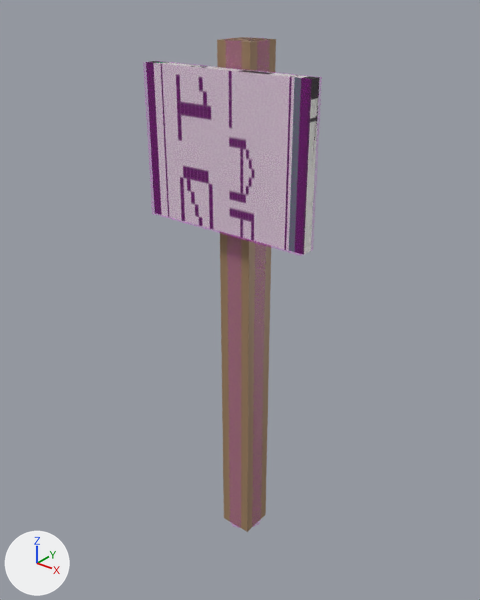
The COLLADA model beamng-props/lap-signs/export/dae/lapsign_10.dae, before and after one commit.
Both versions are drawn from a camera (50 mm lens) standing at (1.051, -1.34, 1.634) and looking at (-0.018, -0.003, 0.805). Lighting does not change. The marker at lower left points along +X, +Y and +Z. The picture after the commit comes second. Where no turn or scale is listed for an object, it has been applied to the vertices.

The older version as bpy lines, for what is in view:
```python
me_colmesh_post_1 = bpy.data.meshes.new('Colmesh_post-1')
me_colmesh_post_1.from_pydata(...)  # an 8-sided cylinder along z spanning x -0.06..0.06, y -0.06..0.06, z -0.75..0.75
me_colmesh_post_1.materials.append(mat_colmesh_material)  # pink #ff00ff
me_cube = bpy.data.meshes.new('Cube')
me_cube.from_pydata(...)  # a box spanning x -0.05..0.05, y -0.05..0.05, z -0.75..0.75
me_cube.materials.append(mat_wood_122)  # brown #a08161
me_cube_001 = bpy.data.meshes.new('Cube.001')
me_cube_001.from_pydata(...)  # a box spanning x -0.25..0.25, y -0.015..0.015, z -0.2..0.2
me_cube_001.materials.append(mat_sign_122)  # picture img_lap_10_png
ob_colmesh_post_1 = bpy.data.objects.new('Colmesh_post-1', me_colmesh_post_1)
ob_colmesh_post_1.location = (0.0, 0.0, 0.75)
ob_lapsign_10_a800 = bpy.data.objects.new('lapsign_10_a800', None)
ob_lapsign_10_a800.parent = ob_start01
ob_lapsign_10_a800.location = (0.0, 0.0, 0.0)
ob_post = bpy.data.objects.new('post', me_cube)
ob_post.location = (0.0, 0.0, 0.75)
ob_sign = bpy.data.objects.new('sign', me_cube_001)
ob_sign.location = (0.0, -0.08, 1.24)
# also in view: 'Colmesh_sign-1' at (0.0, -0.08, 1.24)
```
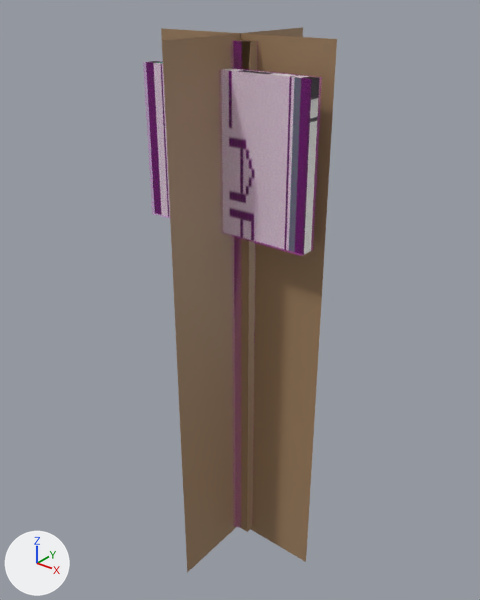
The newer file is also turned or shifted as a whole; pictures and numbers use the older file's frame.

Where the change shows, as pixel boxes [x1, y1, x2, y2] in the pictures (480 x 600 px):
'lapsign_10_a50', added (brown): after [161, 27, 337, 572]
'post', deleted (brown): before [217, 37, 276, 532]
'lapsign_10_a800', now drawn: after [150, 41, 319, 532]
    faces in mat_wood_122 (brown #a08161): [241, 41, 257, 532]
    faces in mat_sign_122 (picture img_lap_10_png): [150, 61, 319, 254]
'sign', deleted: before [150, 61, 319, 254]

What changed in the scene script:
```text
Add me_lapsign_10_a800:
    me_lapsign_10_a800.from_pydata(...)  # a box spanning x -0.05..0.05, y -0.05..0.05, z 0.0..1.5, material slot 0; a box spanning x -0.25..0.25, y -0.09..-0.06, z 1.04..1.44, material slot 1
    me_lapsign_10_a800.materials.append(mat_wood_122)  # brown #a08161
    me_lapsign_10_a800.materials.append(mat_sign_122)  # picture img_lap_10_png
Add me_lapsign_10_a50:
    me_lapsign_10_a50.from_pydata([(-0.26, 0.0, -0.01), (0.26, 0.0, -0.01), (0.26, 0.0, 1.52), (-0.26, 0.0, 1.52), (0.0, -0.26, -0.01), (0.0, 0.26, -0.01), (0.0, 0.26, 1.52), (0.0, -0.26, 1.52)], [], [(1, 3, 0), (5, 7, 4), (1, 2, 3), (5, 6, 7)])
    me_lapsign_10_a50.materials.append(mat_wood_122)  # brown #a08161
Change ob_lapsign_10_a800:
    ob_lapsign_10_a800: bpy.data.objects.new('lapsign_10_a800', None) -> bpy.data.objects.new('lapsign_10_a800', me_lapsign_10_a800)
Remove ob_post:
    ob_post = bpy.data.objects.new('post', me_cube)
    ob_post.location = (0.0, 0.0, 0.75)
Remove ob_sign:
    ob_sign = bpy.data.objects.new('sign', me_cube_001)
    ob_sign.location = (0.0, -0.08, 1.24)
Add ob_lapsign_10_a50:
    ob_lapsign_10_a50 = bpy.data.objects.new('lapsign_10_a50', me_lapsign_10_a50)
    ob_lapsign_10_a50.location = (0.0, -0.022, 0.0)
```
